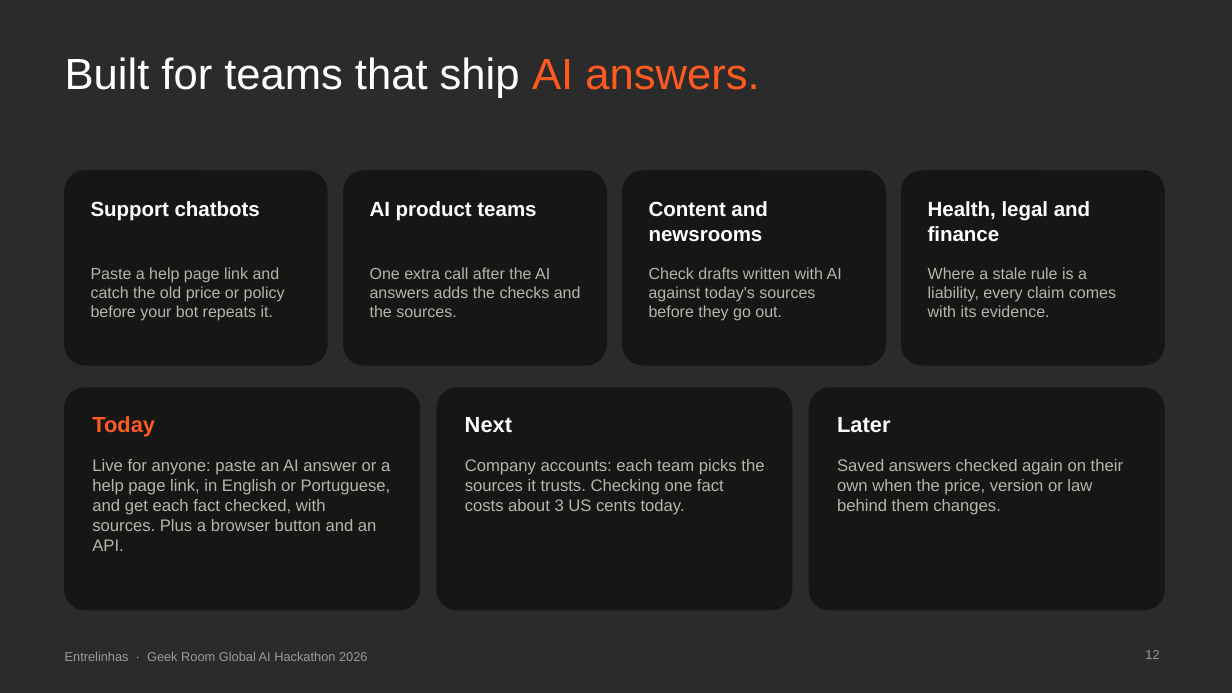
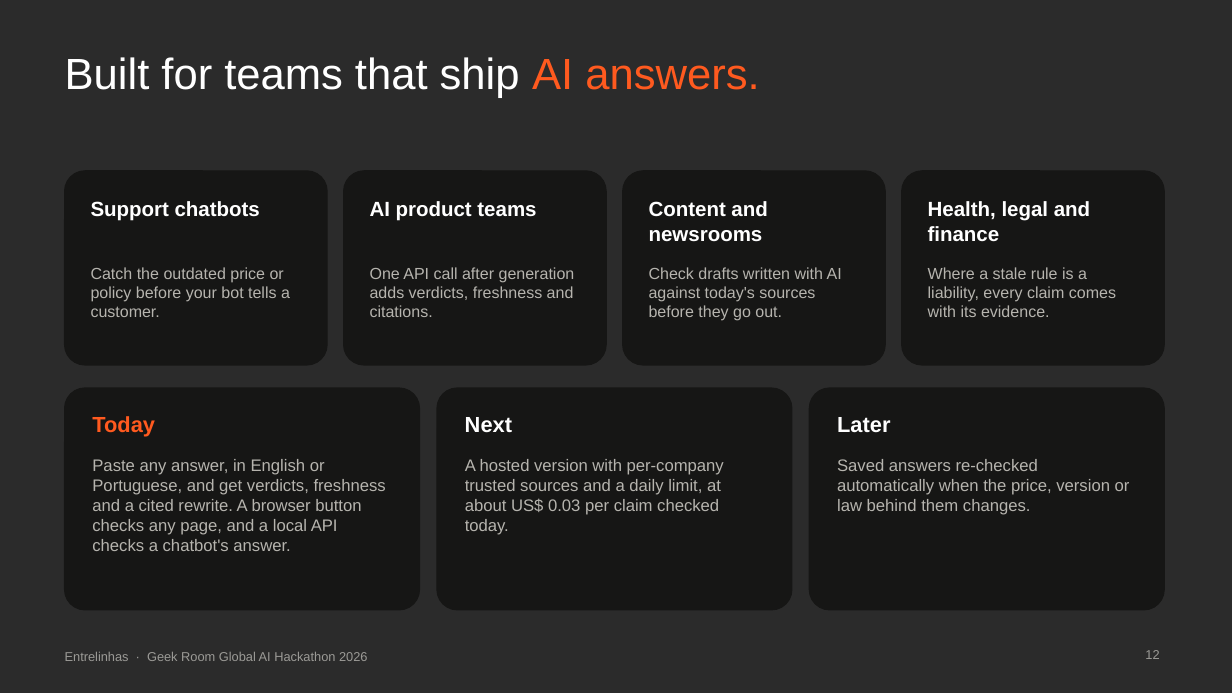
Before and after one commit to contatoalicecandido-lab/entrelinhas, a slide deck: slide 12 of submission/Entrelinhas_Pitch_Deck.pptx. Drawn at 1232x693 pixels with LibreOffice and Linux fonts; fonts in the diff are those of the drawing; background and template pictures are left out; a plain dark background stands for a picture behind light text. Boxes give left, top, right and bottom in pixels: in the first picture for what was removed or moved away, otherwise in the second. Text is boxed around its words. In the diff, an @@ line names an element or a change of style, - is before the commit and + after.

```diff
--- a/submission/Entrelinhas_Pitch_Deck.pptx
+++ b/submission/Entrelinhas_Pitch_Deck.pptx
@@ text at <box>91,267,290,317</box>: text changed @@
-Paste a help page link and catch the old price or policy before your bot repeats it.
+Catch the outdated price or policy before your bot tells a customer.
@@ text at <box>370,267,575,317</box>: text changed @@
-One extra call after the AI answers adds the checks and the sources.
+One API call after generation adds verdicts, freshness and citations.
@@ text at <box>92,459,386,551</box>: text changed @@
-Live for anyone: paste an AI answer or a help page link, in English or Portuguese, and get each fact checked, with sources. Plus a browser button and an API.
+Paste any answer, in English or Portuguese, and get verdicts, freshness and a cited rewrite. A browser button checks any page, and a local API checks a chatbot's answer.
@@ text at <box>465,459,724,535</box>: text changed @@
-Company accounts: each team picks the sources it trusts. Checking one fact costs about 3 US cents today.
+A hosted version with per-company trusted sources and a daily limit, at about US$ 0.03 per claim checked today.
@@ text at <box>837,459,1130,515</box>: text changed @@
-Saved answers checked again on their own when the price, version or law behind them changes.
+Saved answers re-checked automatically when the price, version or law behind them changes.
```
Also in this commit, not shown: 13 other slides changed, 1 slide added, 1 slide removed, 2 other files.
